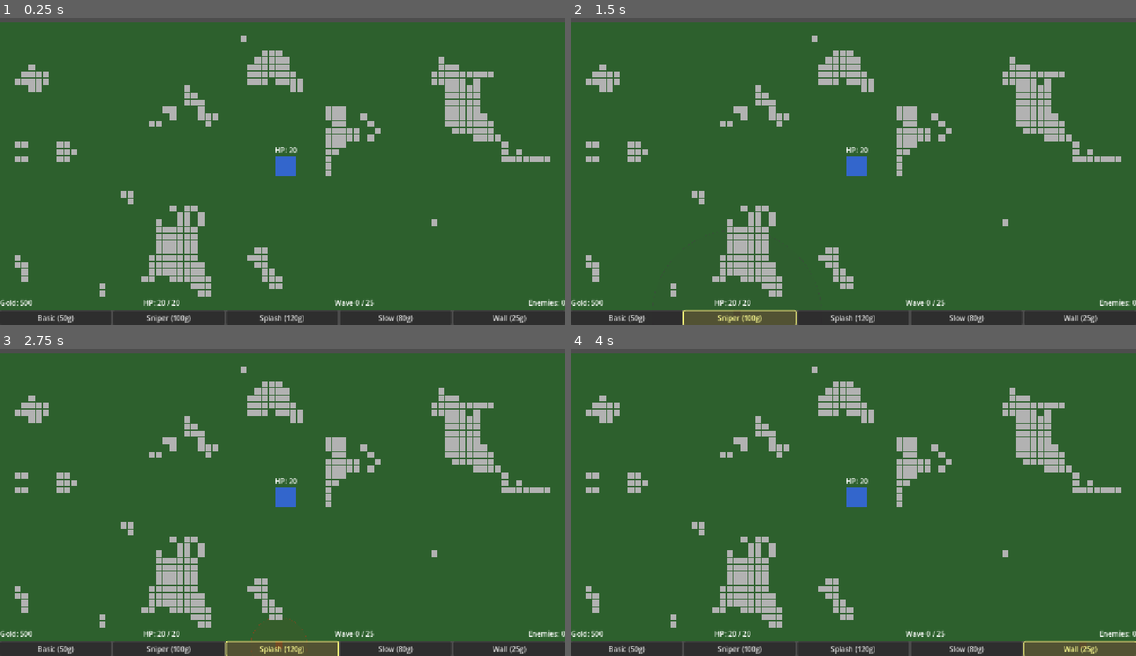
Above: before the commit, frames 1-4 (two rows, left to right).
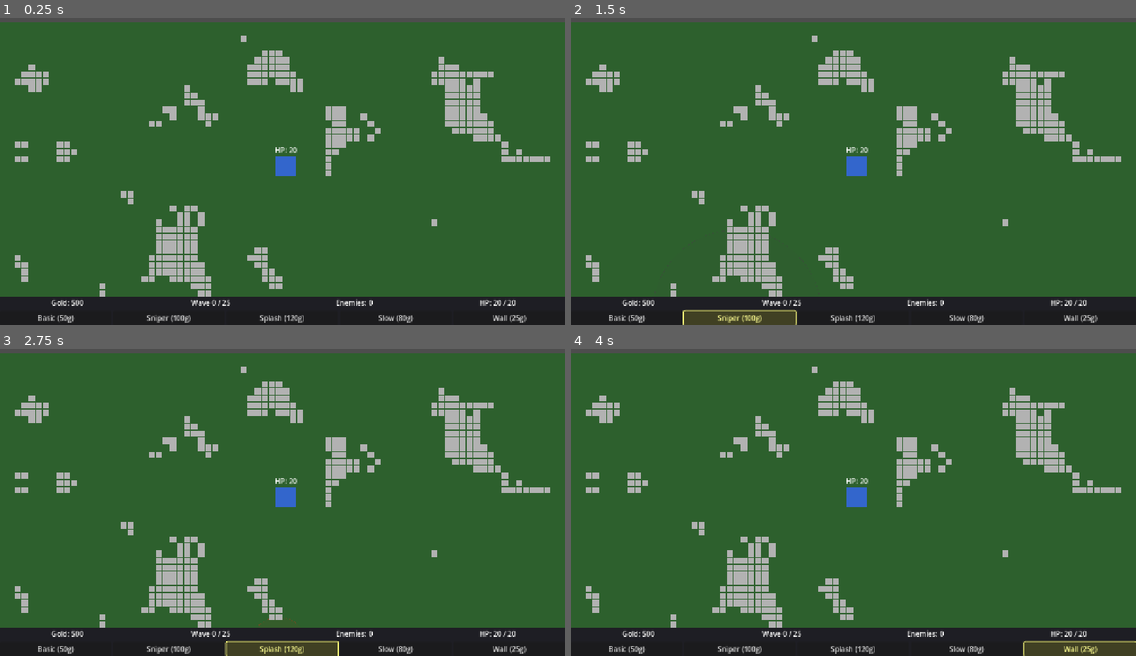
Above: after the commit, the same moments.

Repository: 3dw4rd1/OC_Tower_defense
Game: Godot game, scene res://scenes/levels/main.tscn
Two runs of this game, one before a commit and one after it. Both use one fixed random seed, a clock stepped at 60 frames per second and the inputs below.
Inputs:
- Up to frame 1 (0.25 s): no input
- Up to frame 2 (1.5 s): click "Basic (50g)" at 0.5 s; click "Sniper (100g)" at 1.25 s
- Up to frame 3 (2.75 s): click "Splash (120g)" at 2 s
- Up to frame 4 (4 s): click "Slow (80g)" at 2.75 s; click "Wall (25g)" at 3.5 s

The runs differ from the first frame. In frame 1, 4.9% of the frame differs, in the area x 0-100%, y 90-100%; in frame 2, 4.8%; in frame 3, 4.8%; in frame 4, 4.8%.

Commit message:
fix: solid dark background on bottom HUD bar, no map bleed-through

Diff:
--- a/game/scenes/ui/hud.tscn
+++ b/game/scenes/ui/hud.tscn
@@ -4,6 +4,15 @@
 
 [node name="HUD" type="CanvasLayer"]
 script = ExtResource("1_hud")
+
+[node name="BottomBarBG" type="ColorRect" parent="."]
+anchor_left = 0.0
+anchor_right = 1.0
+anchor_top = 1.0
+anchor_bottom = 1.0
+offset_top = -64.0
+offset_bottom = 0.0
+color = Color(0.12, 0.12, 0.14, 1.0)
 
 [node name="BottomBar" type="VBoxContainer" parent="."]
 anchor_left = 0.0
@@ -19,21 +28,23 @@
 
 [node name="GoldLabel" type="Label" parent="BottomBar/StatsBar"]
 size_flags_horizontal = 3
-text = "Gold: 100"
-
-[node name="HPLabel" type="Label" parent="BottomBar/StatsBar"]
-size_flags_horizontal = 3
-text = "HP: 20 / 20"
+text = "💰 Gold: 100"
+horizontal_alignment = 1
 
 [node name="WaveLabel" type="Label" parent="BottomBar/StatsBar"]
 size_flags_horizontal = 3
-text = "Wave 0 / 10"
+text = "🌊 Wave 0 / 25"
 horizontal_alignment = 1
 
 [node name="EnemyCountLabel" type="Label" parent="BottomBar/StatsBar"]
 size_flags_horizontal = 3
-text = "Enemies: 0"
-horizontal_alignment = 2
+text = "👾 Enemies: 0"
+horizontal_alignment = 1
+
+[node name="HPLabel" type="Label" parent="BottomBar/StatsBar"]
+size_flags_horizontal = 3
+text = "❤️ HP: 20 / 20"
+horizontal_alignment = 1
 
 [node name="TowerPanel" type="HBoxContainer" parent="BottomBar"]
 size_flags_vertical = 3
